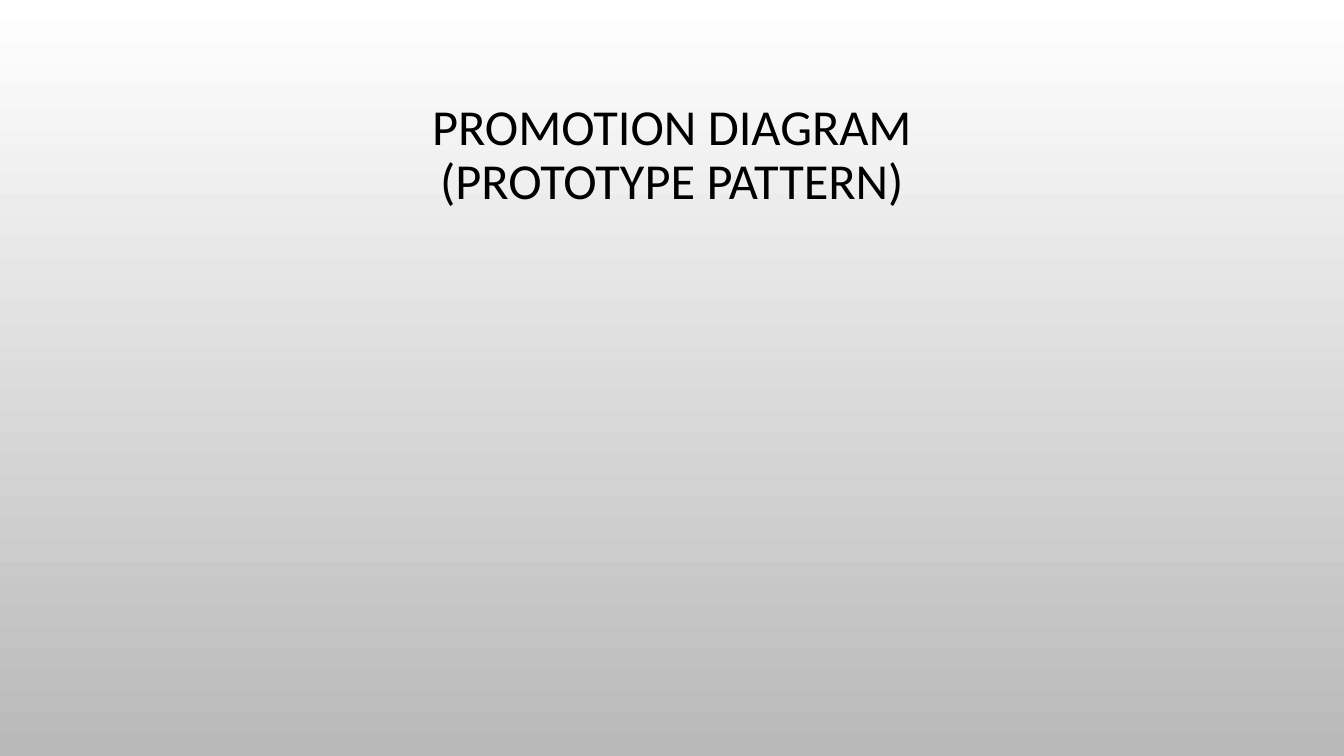
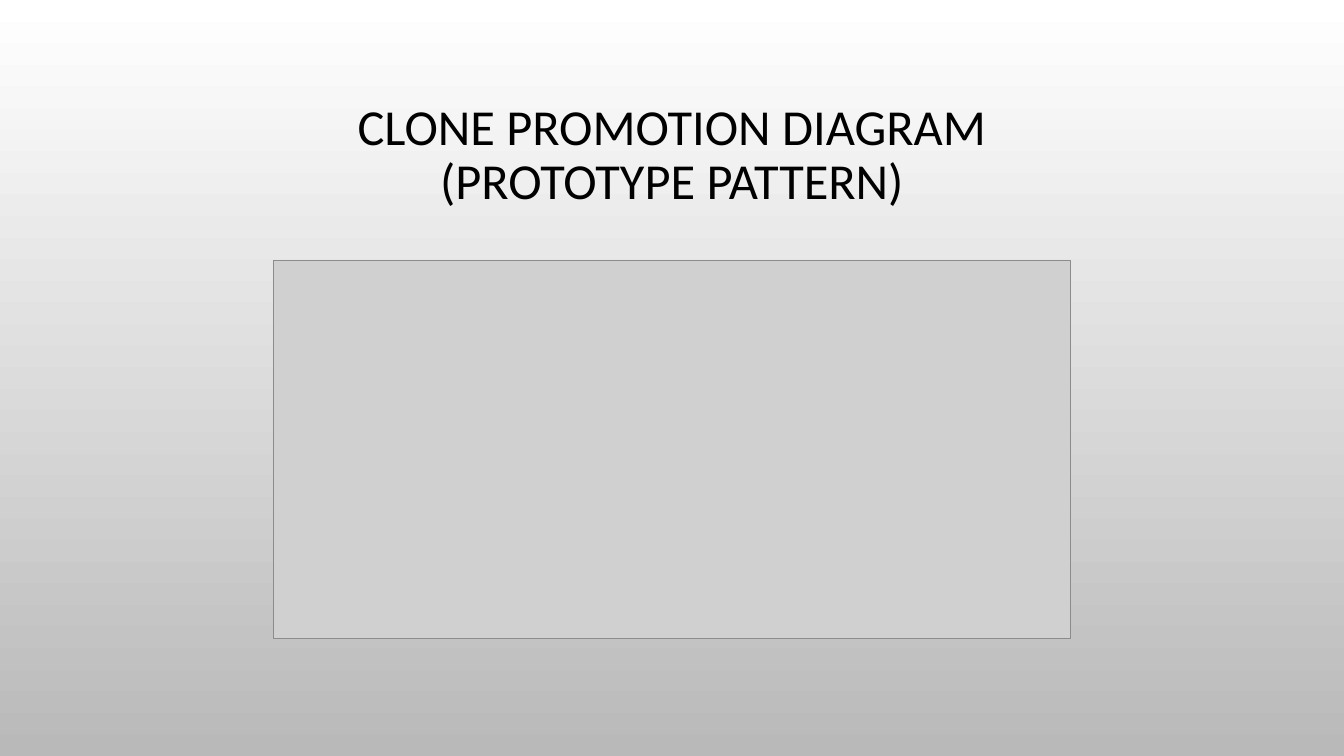
Before and after one commit to thonguyen1302/ProjectASD_Design_pattern, a slide deck: slide 13 of Hotel managed system.pptx (slide 12 before the commit). Drawn at 1344x756 pixels with LibreOffice and Linux fonts; fonts in the diff are those of the drawing; grey boxes stand for pictures; background and template pictures are left out. Boxes give left, top, right and bottom in pixels: in the first picture for what was removed or moved away, otherwise in the second. Text is boxed around its words. In the diff, an @@ line names an element or a change of style, - is before the commit and + after.

Commit message:
Updated slides for promotion

```diff
--- a/Hotel managed system.pptx
+++ b/Hotel managed system.pptx
@@ title at <box>358,112,986,206</box>: text changed @@
-PROMOTION DIAGRAM
-(PROTOTYPE PATTERN)
+CLONE PROMOTION DIAGRAM
+(PROTOTYPE PATTERN)
@@ picture added at <box>273,261,1072,638</box> @@
```
Also in this commit, not shown: 2 other slides changed, 3 slides added, 6 other files.
